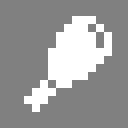
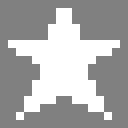
Before/after of a (128, 128) layered artwork. What changed in the layer stack:
hid group "item" (26 layers) over [8, 8, 120, 120]
hid "item_meat", moved it into group "recovery" over [24, 16, 112, 112]
added layer "ui_trophy" above "sensor_vision" over [8, 8, 120, 120]
